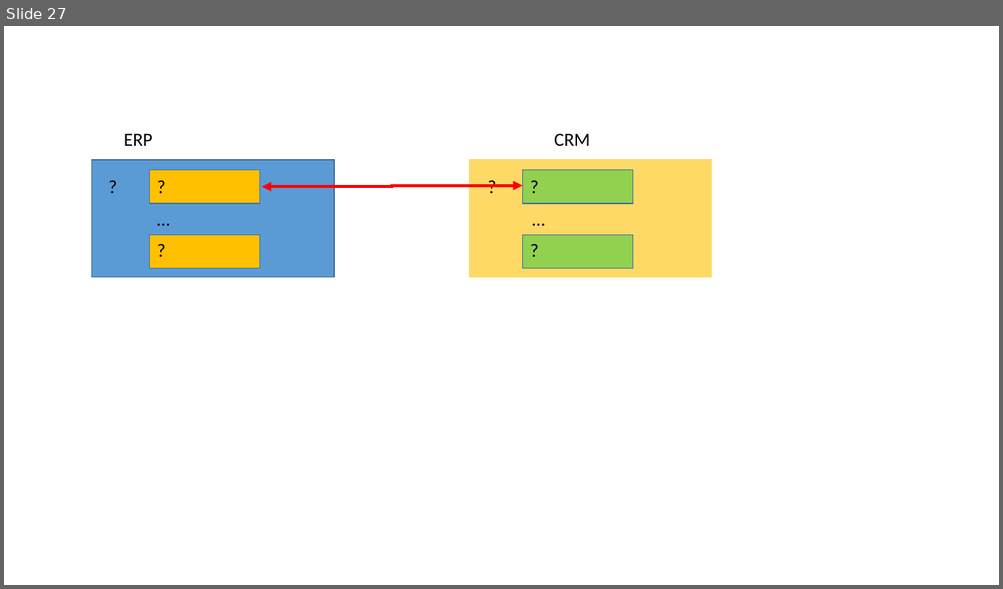
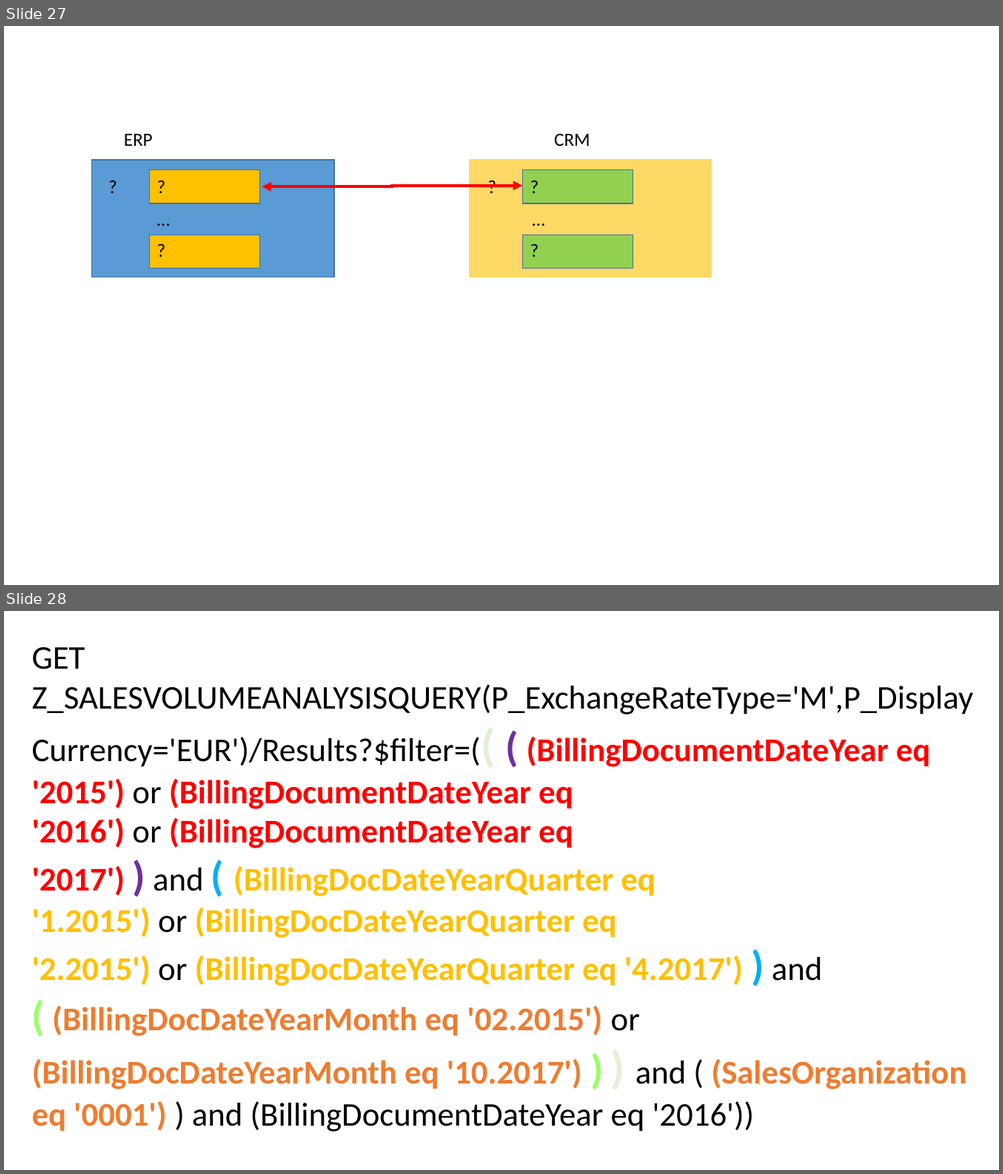
Before and after one commit to Aashish28/jerryslide, a slide deck: Jerry.pptx. Shown one above the other, each under a label of ours: slide 27 before the commit, slides 27 and 28 after it. The pictures are 1003x589 and 1003x1174 pixels, drawn with LibreOffice and Linux fonts; fonts in the diff are those of the drawing. Boxes give left, top, right and bottom in pixels: in the first picture for what was removed or moved away, otherwise in the second. Text is boxed around its words. In the diff, an @@ line names an element or a change of style, - is before the commit and + after.

```diff
--- a/Jerry.pptx
+++ b/Jerry.pptx
@@ slide 28 added at (x1=4, y1=611, x2=999, y2=1170), background #FFFFFF @@
@@ text added at (x1=32, y1=647, x2=973, y2=1132), 32 pt, text #000000, bold @@
+GET Z_SALESVOLUMEANALYSISQUERY(P_ExchangeRateType='M',P_DisplayCurrency='EUR')/Results?$filter=(( ( (BillingDocumentDateYear eq '2015') or (BillingDocumentDateYear eq '2016') or (BillingDocumentDateYear eq '2017') ) and ( (BillingDocDateYearQuarter eq '1.2015') or (BillingDocDateYearQuarter eq '2.2015') or (BillingDocDateYearQuarter eq '4.2017') ) and ( (BillingDocDateYearMonth eq '02.2015') or (BillingDocDateYearMonth eq '10.2017') ) ) and ( (SalesOrganization eq '0001') ) and (BillingDocumentDateYear eq '2016'))
```
Also in this commit, not shown: 1 other file.
